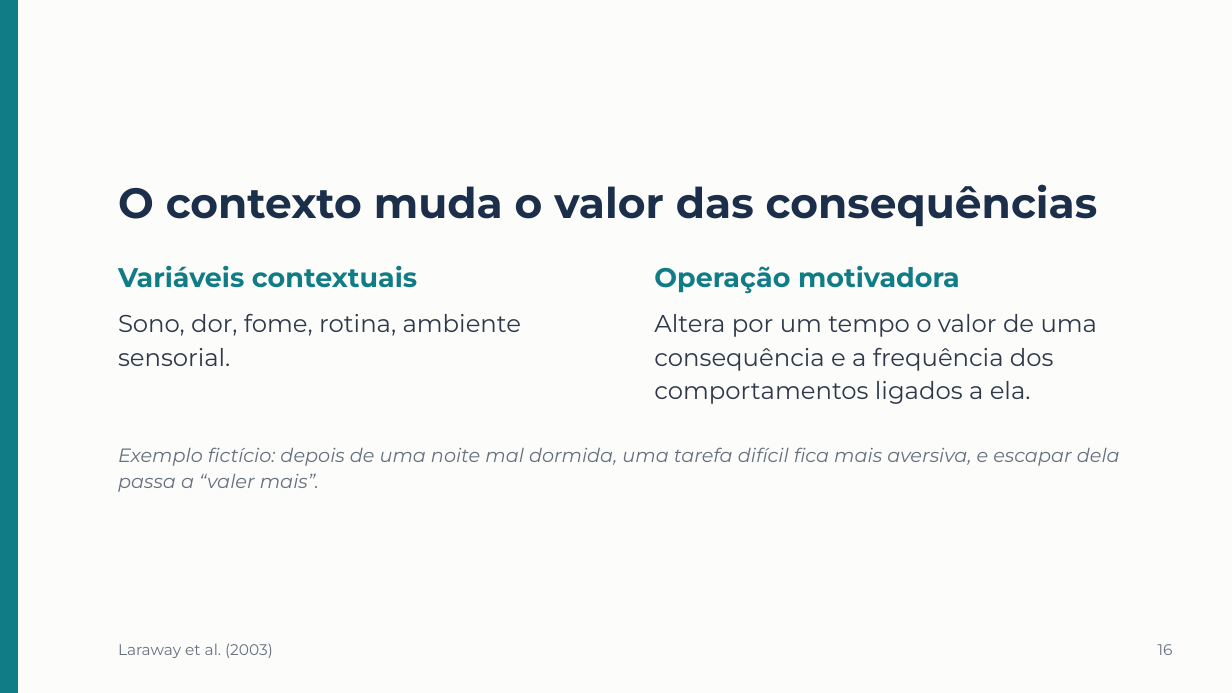
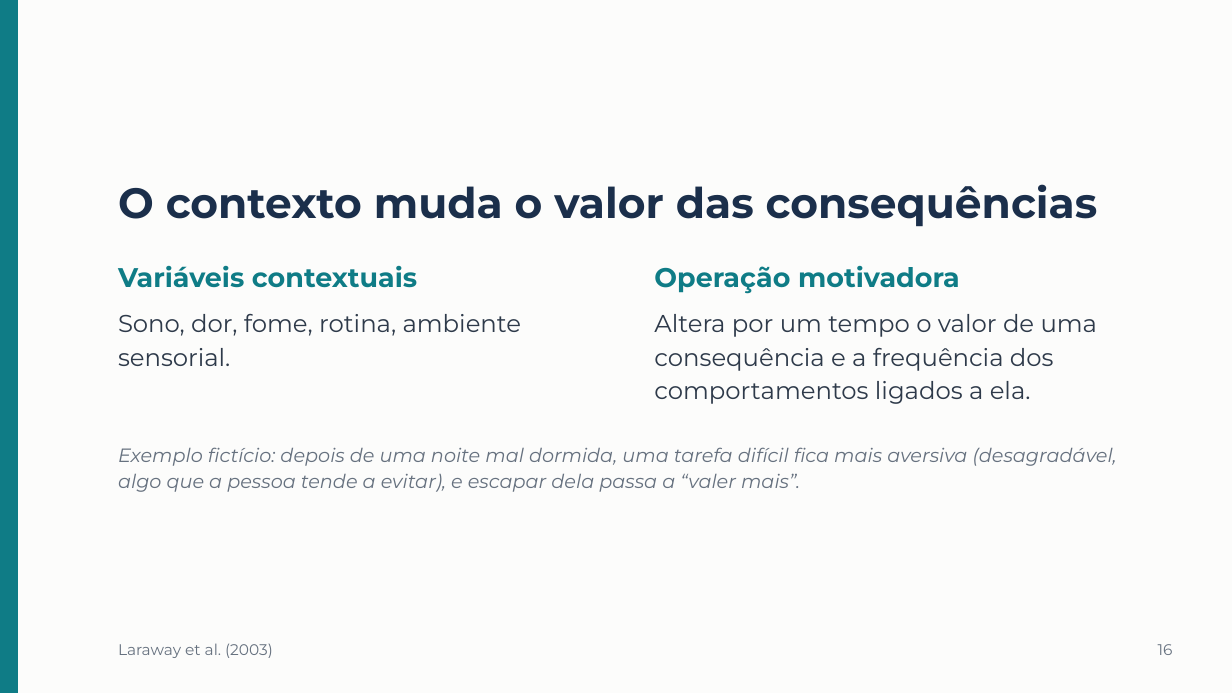
Before and after one commit to betinabinatti/CORE_WORKSHOP_ABA_TEA.md, a slide deck: slide 17 of workshop-aba-tea-lacc/apresentacao/Apresentacao_Workshop_ABA_TEA.pptx. Drawn at 1232x693 pixels with LibreOffice and Linux fonts; fonts in the diff are those of the drawing. Boxes give left, top, right and bottom in pixels: in the first picture for what was removed or moved away, otherwise in the second. Text is boxed around its words. In the diff, an @@ line names an element or a change of style, - is before the commit and + after.

```diff
--- a/workshop-aba-tea-lacc/apresentacao/Apresentacao_Workshop_ABA_TEA.pptx
+++ b/workshop-aba-tea-lacc/apresentacao/Apresentacao_Workshop_ABA_TEA.pptx
@@ text at [118,447,1117,492]: text changed @@
-Exemplo fictício: depois de uma noite mal dormida, uma tarefa difícil fica mais aversiva, e escapar dela passa a “valer mais”.
+Exemplo fictício: depois de uma noite mal dormida, uma tarefa difícil fica mais aversiva (desagradável, algo que a pessoa tende a evitar), e escapar dela passa a “valer mais”.
```
Also in this commit, not shown: 26 other slides changed, 1 slide added, 2 slides removed, 40 other files.
